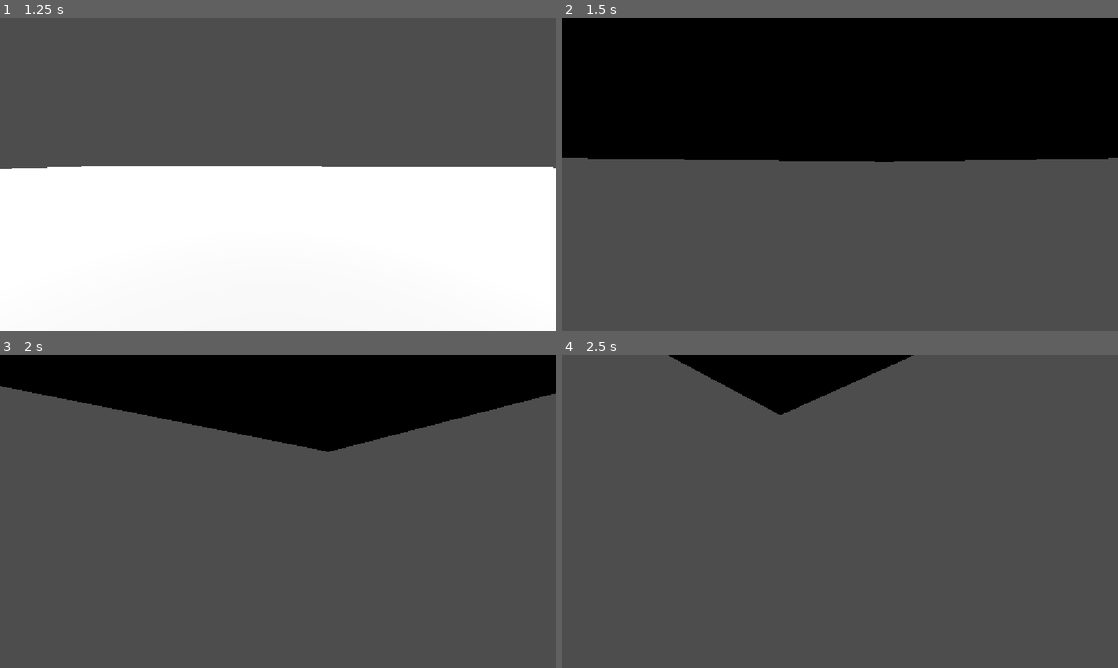
Above: before the commit, frames 1-4 (two rows, left to right).
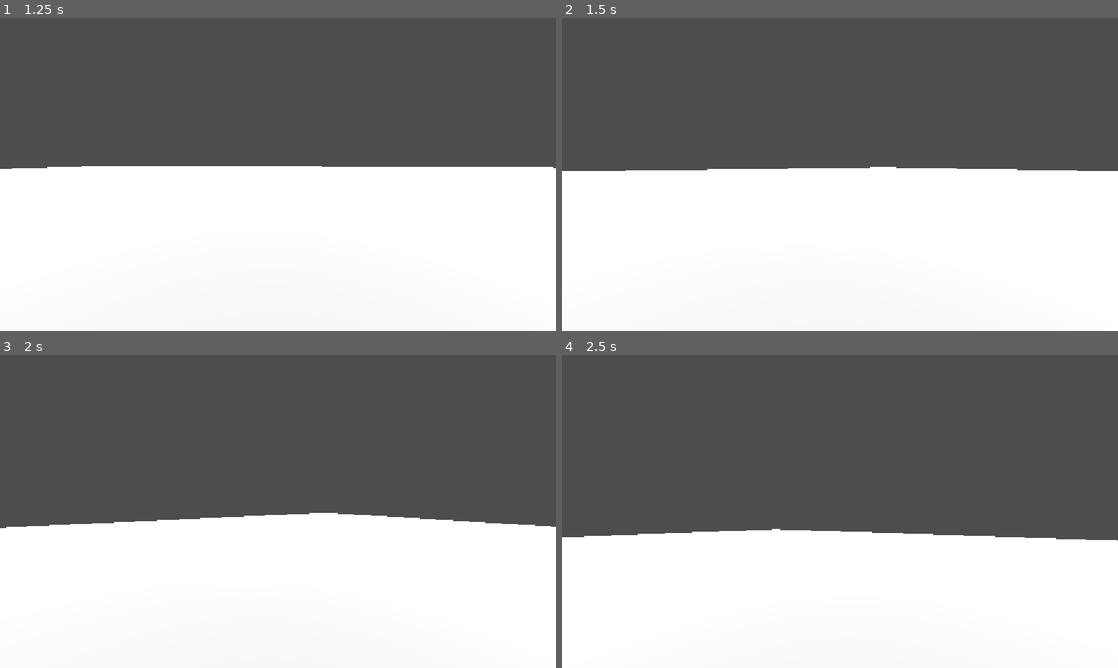
Above: after the commit, the same moments.

Repository: ktyldev/metros-edge
Game: Godot game, scene res://scenes/test_zone.tscn
Same seed, same stepped clock (60 frames per second), same inputs: the game is played once before the commit and once after it. This scene is started directly instead of the project's main scene.
Inputs (mouse positions are in pixels of both pictures, inside the frame that each line leads up to):
- Up to frame 1 (1.25 s): move the mouse to (272, 180) at 0.52 s; hold W (forward) from 0.53 s (still down); hold Ctrl (crouch) from 0.53 s (still down); tap Space (jump) at 0.77 s
- Up to frame 2 (1.5 s): keep holding W (forward); move the mouse to (878, 177) at 1.27 s; release Ctrl (crouch) at 1.28 s; tap Ctrl (crouch) at 1.35 s
- Up to frame 3 (2 s): keep holding W (forward); tap Space (jump) at 1.52 s
- Up to frame 4 (2.5 s): keep holding W (forward); move the mouse to (795, 508) at 2.02 s; hold Right mouse button (free_look) from 2.03 s (still down); tap Ctrl (crouch) at 2.3 s

Frame 1 is identical in both runs. In frame 2, 97% of the frame differs, in the area x 0-100%, y 0-100%; in frame 3, 68%; in frame 4, 47%.

Commit message:
Add player crouch

Diff:
--- a/metros-edge/scenes/player.tscn
+++ b/metros-edge/scenes/player.tscn
@@ -4,11 +4,16 @@
 
 [sub_resource type="CapsuleShape3D" id="CapsuleShape3D_ghx4o"]
 
+[sub_resource type="SphereShape3D" id="SphereShape3D_4kied"]
+
 [node name="player" type="CharacterBody3D" unique_id=107907444]
 script = ExtResource("1_3vyb7")
 
 [node name="standing_collision_shape" type="CollisionShape3D" parent="." unique_id=2095842052]
 shape = SubResource("CapsuleShape3D_ghx4o")
+
+[node name="crouching_collision_shape" type="CollisionShape3D" parent="." unique_id=867759194]
+shape = SubResource("SphereShape3D_4kied")
 
 [node name="neck" type="Node3D" parent="." unique_id=611015831]
 
@@ -18,3 +23,6 @@
 
 [node name="Camera3D" type="Camera3D" parent="neck/head/eyes" unique_id=246124193]
 transform = Transform3D(1, 0, 0, 0, 1, 0, 0, 0, 1, 0, 0.59936434, 0)
+
+[node name="RayCast3D" type="RayCast3D" parent="." unique_id=686527683]
+target_position = Vector3(0, 1, 0)
